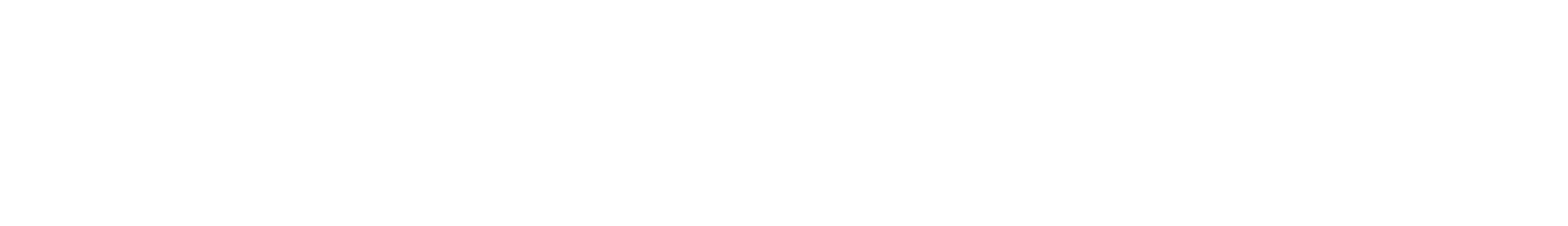
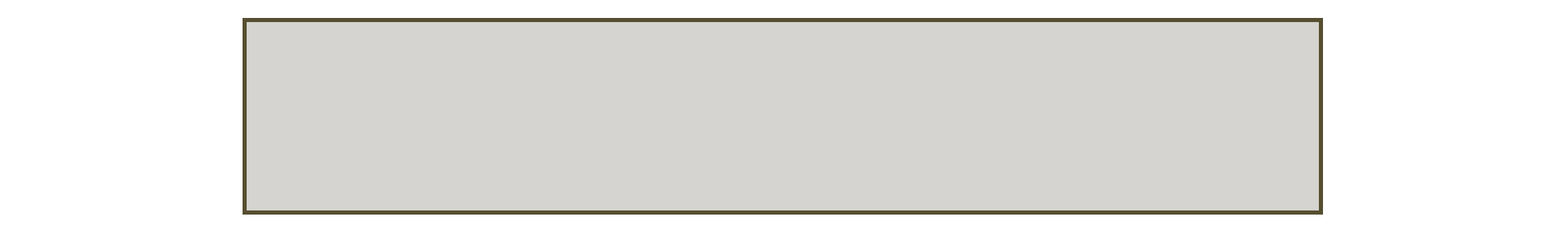
Layer changes from the first 1568 × 226 image to the second:
hid "Rectangle 3" over [294, 17, 490, 49]
added layer "outl;ine" above "Rectangle 2" over [242, 17, 1323, 215]
showed "Rectangle 2", opacity 98% → 51%, painted on it over [245, 20, 1322, 214]